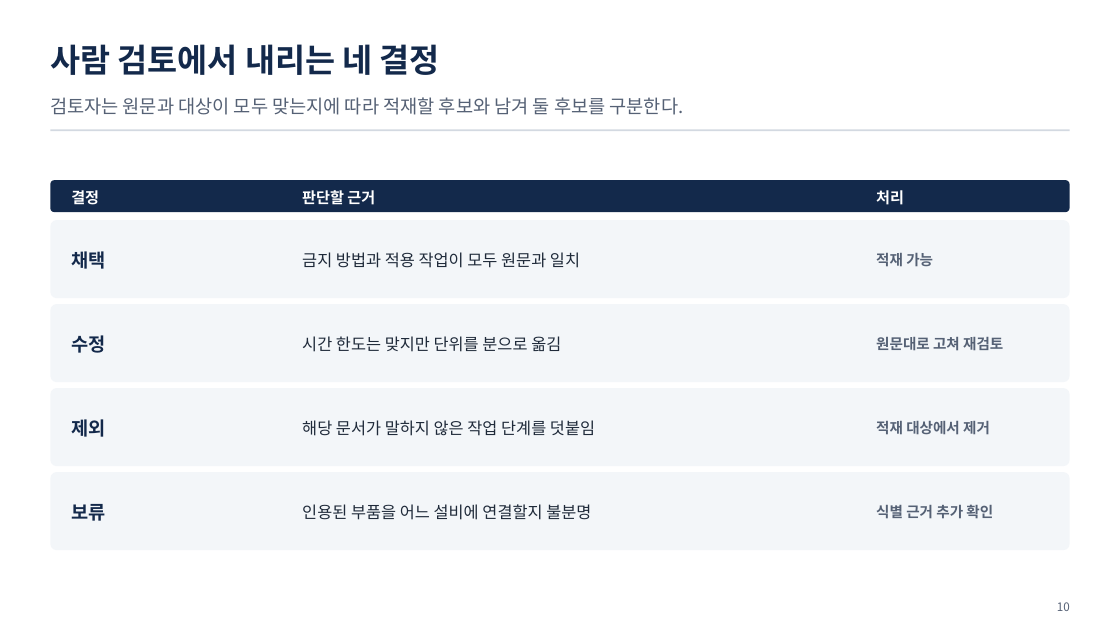
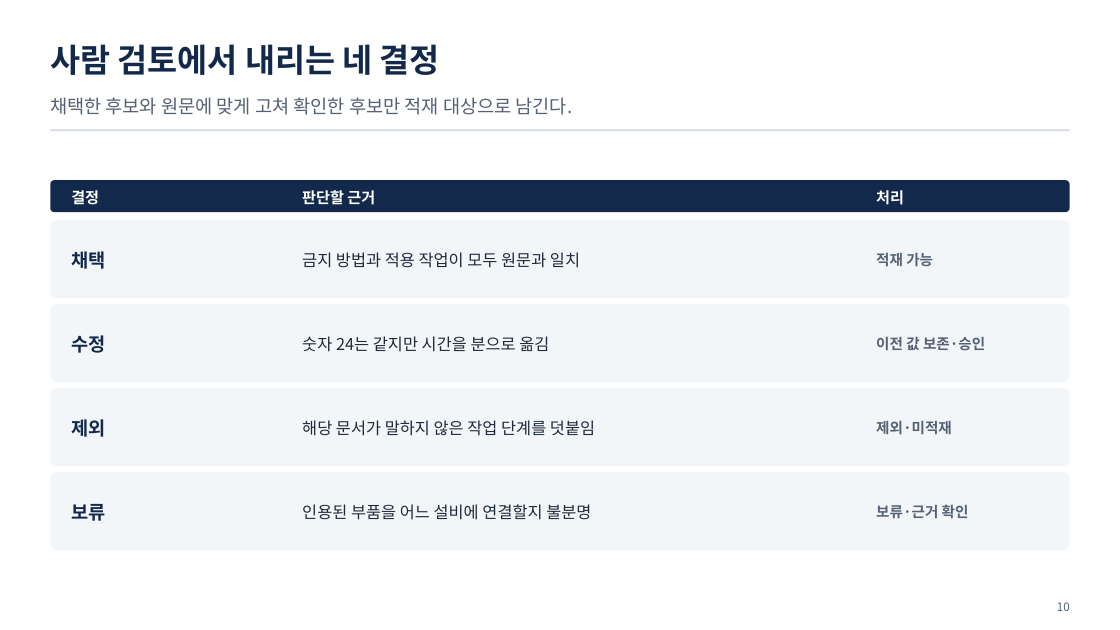
Before and after one commit to uengine-oss/hyd-iot-edu, a slide deck: slide 10 of workspace/강의제작/산출물/통합반/이론_오프라인/04회차/통합반_오프라인_04회차.pptx. Drawn at 1120x630 pixels with LibreOffice and Linux fonts; fonts in the diff are those of the drawing. Boxes give left, top, right and bottom in pixels: in the first picture for what was removed or moved away, otherwise in the second. Text is boxed around its words. In the diff, an @@ line names an element or a change of style, - is before the commit and + after.

Commit message:
통합반 현장 4회차 1~10장의 언어 모델 후보와 원문 대조 활동·발표자 노트를 온라인 확정 화면에 맞춘다

```diff
--- a/workspace/강의제작/산출물/통합반/이론_오프라인/04회차/통합반_오프라인_04회차.pptx
+++ b/workspace/강의제작/산출물/통합반/이론_오프라인/04회차/통합반_오프라인_04회차.pptx
@@ text at (x1=50, y1=97, x2=573, y2=115): text changed @@
-검토자는 원문과 대상이 모두 맞는지에 따라 적재할 후보와 남겨 둘 후보를 구분한다.
+채택한 후보와 원문에 맞게 고쳐 확인한 후보만 적재 대상으로 남긴다.
@@ text at (x1=302, y1=336, x2=549, y2=352): text changed @@
-시간 한도는 맞지만 단위를 분으로 옮김
+숫자 24는 같지만 시간을 분으로 옮김
@@ text at (x1=876, y1=337, x2=985, y2=351): text changed @@
-원문대로 고쳐 재검토
+이전 값 보존·승인
@@ text at (x1=876, y1=421, x2=952, y2=435): text changed @@
-적재 대상에서 제거
+제외·미적재
@@ text at (x1=876, y1=504, x2=969, y2=519): text changed @@
-식별 근거 추가 확인
+보류·근거 확인
```
Also in this commit, not shown: 6 other slides changed, 10 other files.
